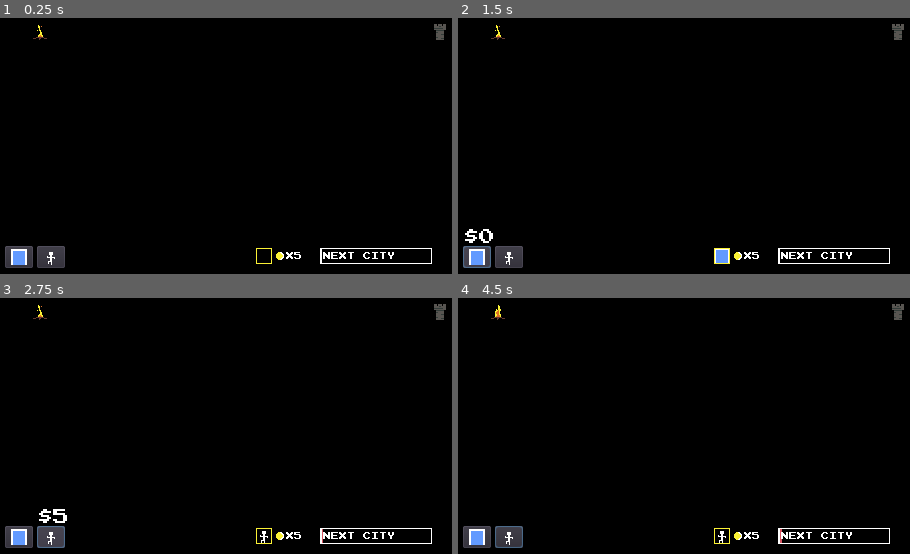
Above: before the commit, frames 1-4 (two rows, left to right).
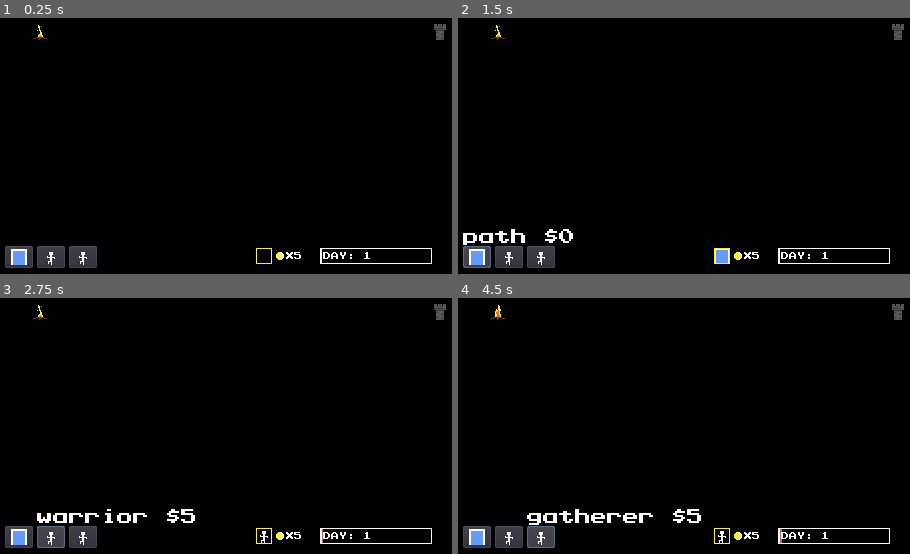
Above: after the commit, the same moments.

Repository: mcerdeira/LoopCityTD
Game: Godot game, scene res://scenes/Main.tscn
Same seed, same stepped clock (60 frames per second), same inputs: the game is played once before the commit and once after it.
Inputs (mouse positions are in pixels of both pictures, inside the frame that each line leads up to):
- Up to frame 1 (0.25 s): no input
- Up to frame 2 (1.5 s): click (476, 256) at 0.5 s; click "$0" (after the commit: "path $0") at 1.25 s
- Up to frame 3 (2.75 s): click (49, 536) at 2.02 s
- Up to frame 4 (4.5 s): click (507, 536) at 2.75 s, where only the run before the commit has a clickable "$5"; click (507, 536) at 3.5 s, where only the run after the commit has a clickable "warrior $5"; click (539, 536) at 4.27 s

The runs differ from the first frame. In frame 1, 0.7% of the frame differs, in the area x 15-88%, y 89-98%; in frame 2, 1.2%; in frame 3, 1.3%; in frame 4, 1.5%, in the area x 8-88%, y 82-98%.

Commit message:
Hero classes first approach

Diff:
--- a/scenes/building_bar.tscn
+++ b/scenes/building_bar.tscn
@@ -26,7 +26,6 @@
 margin_right = 107.0
 margin_bottom = 12.0
 custom_fonts/font = SubResource( 1 )
-text = "NEXT CITY"
 __meta__ = {
 "_edit_use_anchors_": false
 }
--- a/scripts/Global.gd
+++ b/scripts/Global.gd
@@ -11,7 +11,9 @@
 var Pop = preload("res://sfx/pop.wav")
 var Build = preload("res://sfx/build.wav")
 var WARRIOR_COUNT = null
+var GATHERER_COUNT = null
 var SPEED = 1
+var DAY = null
 
 var AudioManager = preload("res://scenes/AudioManager.tscn")
 var AudioInstance = null
@@ -27,6 +29,8 @@
 	COINS = 5
 	TTL_CITY_SPAWN = 120
 	WARRIOR_COUNT = 1
+	GATHERER_COUNT = 1
+	DAY = 1
 
 func pop_sound():
 	AudioInstance.stream = Pop
@@ -53,5 +57,7 @@
 func get_cost(type):
 	if type == "warrior":
 		return 5 * WARRIOR_COUNT
+	if type == "gatherer":
+		return 5 * GATHERER_COUNT
 	if type == "path":
 		return 0
--- a/scripts/Main.gd
+++ b/scripts/Main.gd
@@ -2,12 +2,17 @@
 onready var button = preload("res://scenes/tile_button.tscn")
 onready var icon1 = preload("res://sprites/path1.png")
 onready var icon2 = preload("res://sprites/warrior1.png")
+onready var icon3 = preload("res://sprites/warrior1.png")
+
 onready var city = preload("res://scenes/city_obj.tscn")
 var ttl_city_spawn = 0
 
 func _ready():
 	$tile_positioner.texture = null
-	var buttons = [{icon = icon1, mode = "path"}, {icon = icon2, mode = "warrior"}]
+	var buttons = [{icon = icon1, mode = "path"},
+					{icon = icon2, mode = "warrior"},
+					{icon = icon3, mode = "gatherer"}
+					]
 
 	for i in len(buttons):
 		var b = button.instance()
@@ -21,6 +26,7 @@
 	ttl_city_spawn += Global.SPEED * delta
 	$building_bar.calc_progress(ttl_city_spawn)
 	if ttl_city_spawn >= Global.TTL_CITY_SPAWN:
+		Global.DAY += 1
 		ttl_city_spawn = 0
 		spawn_city()
 
--- a/scripts/building_bar.gd
+++ b/scripts/building_bar.gd
@@ -5,3 +5,4 @@
 
 func calc_progress(prog):
 	$bar.scale = Vector2(prog / Global.TTL_CITY_SPAWN, 1)
+	$Label.text = "DAY: " + str(Global.DAY)
--- a/scripts/city_area2d.gd
+++ b/scripts/city_area2d.gd
@@ -8,4 +8,4 @@
 	and event.button_index == BUTTON_LEFT \
 	and event.pressed:
 		var parent = get_parent()
-		parent.create_warrior()
+		parent.create_character()
--- a/scripts/city_obj.gd
+++ b/scripts/city_obj.gd
@@ -5,9 +5,9 @@
 func _ready():
 	$city_label.visible = false
 
-func create_warrior():
-	if Global.WRITE_MODE == "warrior":
-		var cost = Global.get_cost("warrior")
+func create_character():
+	if Global.WRITE_MODE == "warrior" or Global.WRITE_MODE == "gatherer":
+		var cost = Global.get_cost(Global.WRITE_MODE)
 		if  Global.COINS >= cost:
 			var parent = get_parent()
 			Global.purchase(cost)
--- a/scripts/player_obj.gd
+++ b/scripts/player_obj.gd
@@ -1,6 +1,7 @@
 extends KinematicBody2D
 
 var current_path = []
+export var type = ""
 var life = 5
 var active = false
 var player_destination = null
@@ -26,7 +27,11 @@
 		current_path = path_find.get_simple_path(init_pos, end_node, false)
 
 func _ready():
-	Global.WARRIOR_COUNT += 1
+	if type == "warrior":
+		Global.WARRIOR_COUNT += 1
+	elif type == "gatherer":
+		Global.GATHERER_COUNT += 1
+
 	$coin.visible = false
 	var parent = get_parent()
 	line = line_tscn.instance()
--- a/scripts/tile_button.gd
+++ b/scripts/tile_button.gd
@@ -10,7 +10,7 @@
 	Global.WRITE_MODE = mode
 
 func _on_tile_button_mouse_entered():
-	$button_label.text = "$" + str(Global.get_cost(mode))
+	$button_label.text = mode + " $" + str(Global.get_cost(mode))
 	$button_label.visible = true
 
 func _on_tile_button_mouse_exited():
